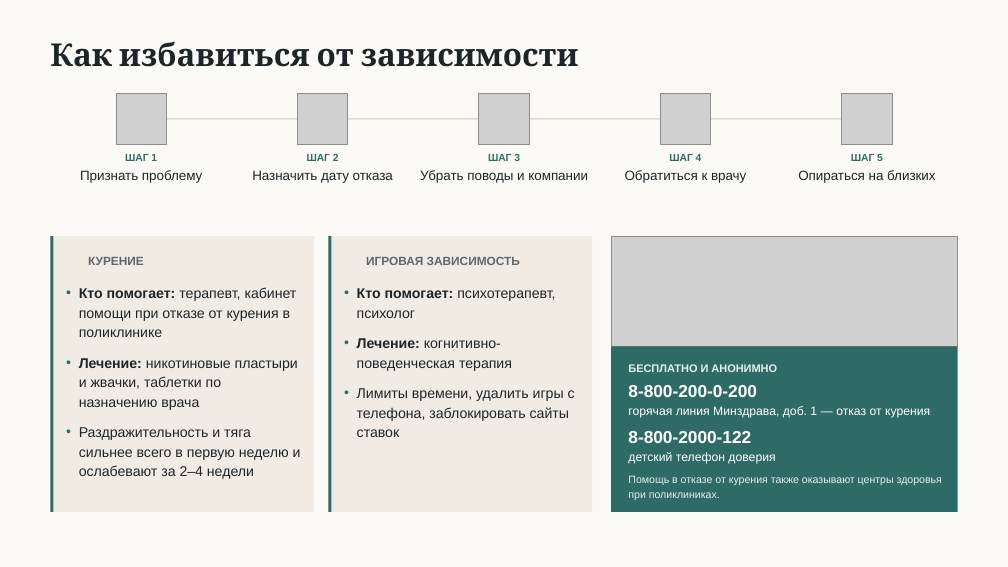
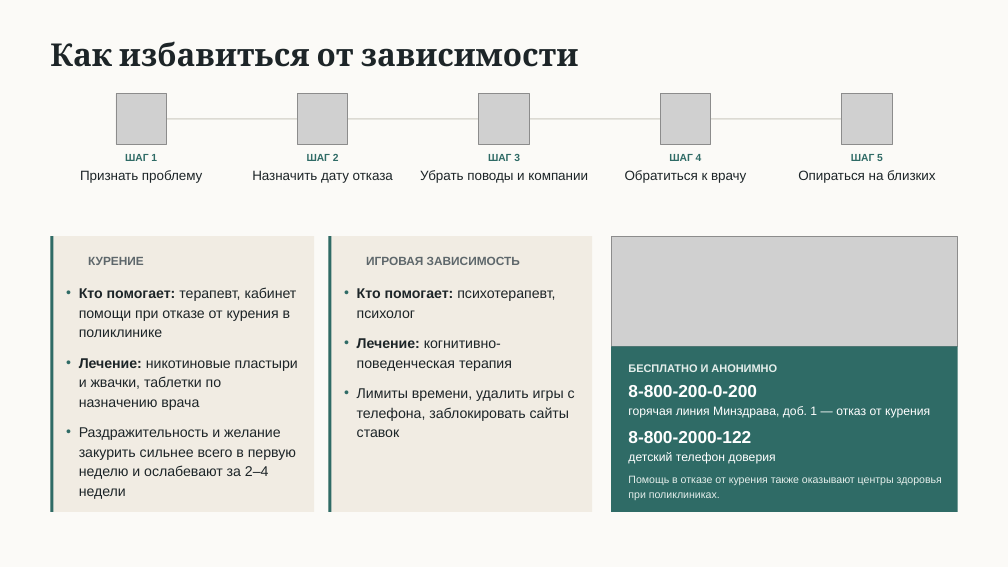
Before and after one commit to yohumber4-stack/-, a slide deck: slide 7 of vrednye-privychki.pptx. Drawn at 1008x567 pixels with LibreOffice and Linux fonts; fonts in the diff are those of the drawing; grey boxes stand for pictures; background and template pictures are left out. Boxes give left, top, right and bottom in pixels: in the first picture for what was removed or moved away, otherwise in the second. Text is boxed around its words. In the diff, an @@ line names an element or a change of style, - is before the commit and + after.

```diff
--- a/vrednye-privychki.pptx
+++ b/vrednye-privychki.pptx
@@ text at box(79, 427, 296, 499): text changed @@
-• Раздражительность и тяга сильнее всего в первую неделю и ослабевают за 2–4 недели
+• Раздражительность и желание закурить сильнее всего в первую неделю и ослабевают за 2–4 недели
```
Also in this commit, not shown: 1 other file.
